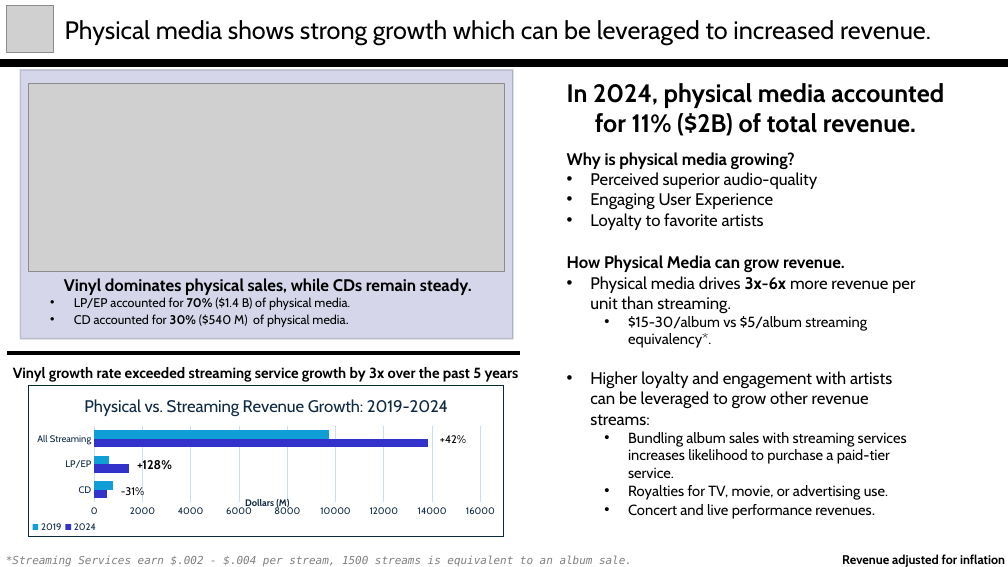
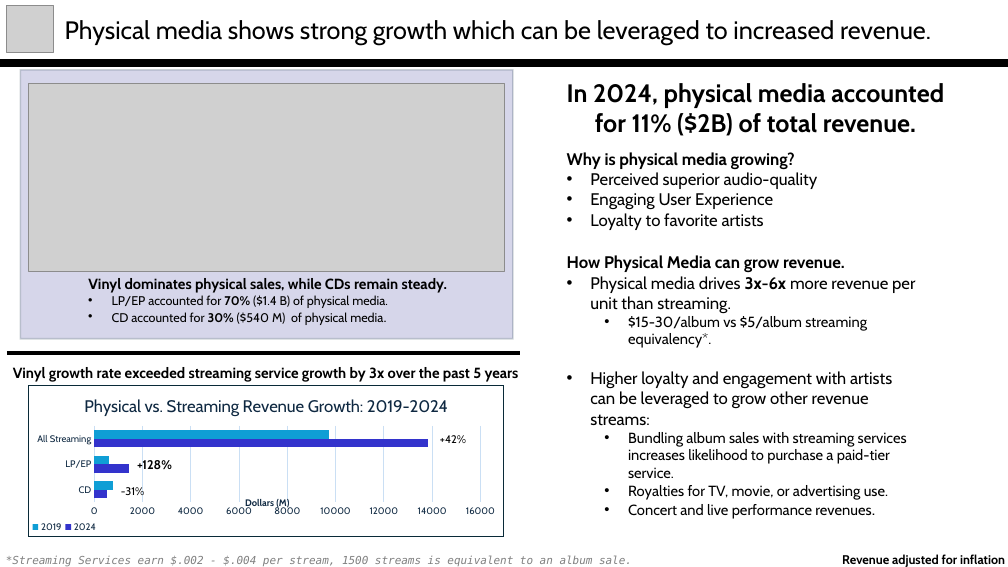
Before and after one commit to jschro02/RIAA, a slide deck: slide 2 of RIAA-JeremySchroeder.pptx. Drawn at 1008x567 pixels with LibreOffice and Linux fonts; fonts in the diff are those of the drawing; grey boxes stand for pictures. Boxes give left, top, right and bottom in pixels: in the first picture for what was removed or moved away, otherwise in the second. Text is boxed around its words. In the diff, an @@ line names an element or a change of style, - is before the commit and + after.

```diff
--- a/RIAA-JeremySchroeder.pptx
+++ b/RIAA-JeremySchroeder.pptx
@@ text "Vinyl dominates physical sales, while ..." at (88, 278, 448, 325): size 16 to 14 pt in "Vinyl dominates physical sales, while CDs remain ..."; list level 1 to 2 in "LP/EP accounted for 70% ($1.4 ..."; list level 1 to 2 in "CD accounted for 30% ($540 ..." @@
```
Also in this commit, not shown: 3 other files.
